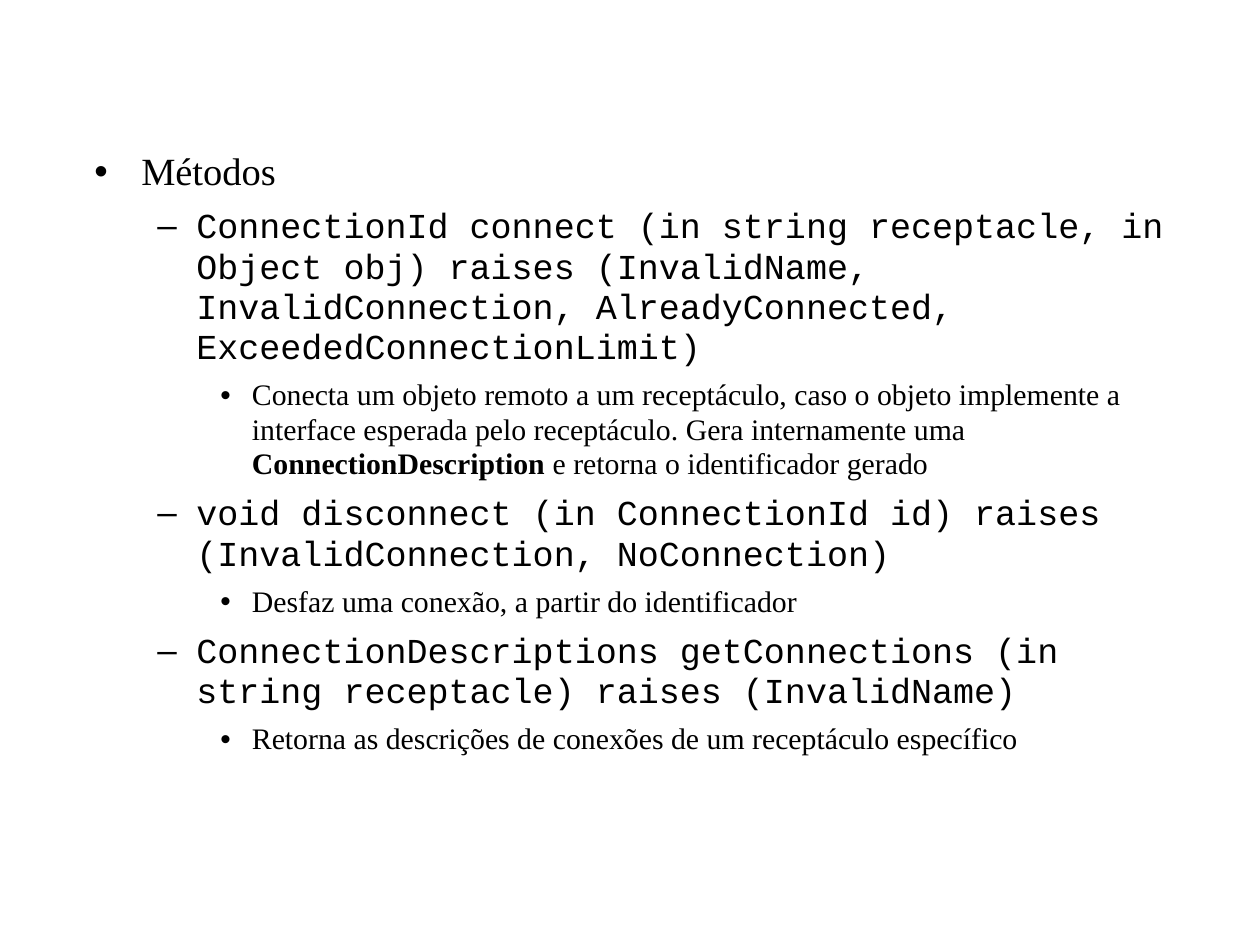
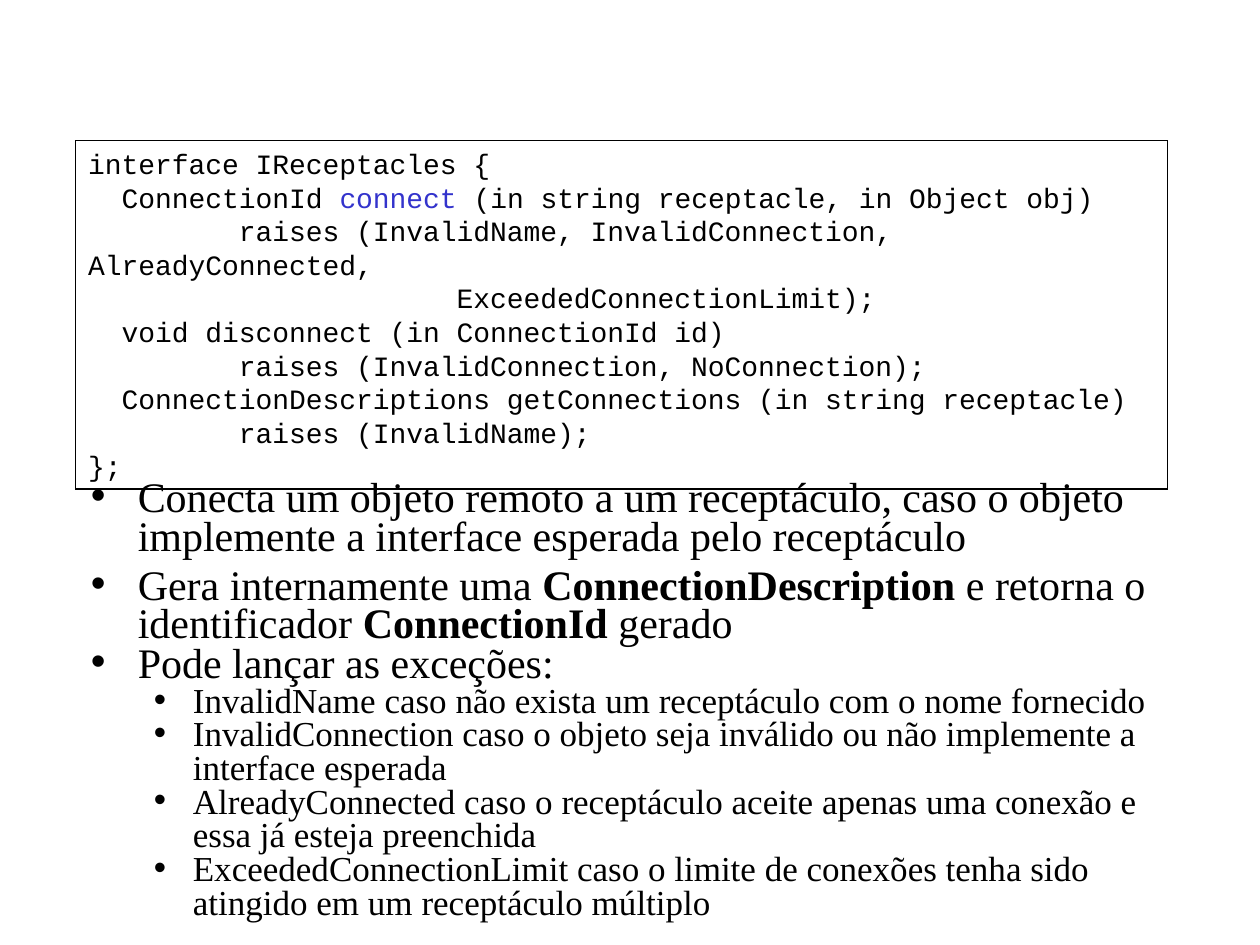
Before and after one commit to amadeubarbosa/openbus-core, a slide deck: slide 24 of docs/cursos/developer/7.SCS.ppt (slide 14 before the commit). Drawn at 1260x945 pixels with LibreOffice and Linux fonts; fonts in the diff are those of the drawing; background and template pictures are left out. Boxes give left, top, right and bottom in pixels: in the first picture for what was removed or moved away, otherwise in the second. Text is boxed around its words. In the diff, an @@ line names an element or a change of style, - is before the commit and + after.

```diff
--- a/docs/cursos/developer/7.SCS.ppt
+++ b/docs/cursos/developer/7.SCS.ppt
@@ rectangle added at bbox=[76, 140, 1168, 489], outline #000000 0.74 pt, 16 pt, text #000000 @@
+interface IReceptacles {
+ConnectionId connect (in string receptacle, in Object obj)
+raises (InvalidName, InvalidConnection, AlreadyConnected,
+ExceededConnectionLimit);
+void disconnect (in ConnectionId id)
+raises (InvalidConnection, NoConnection);
+ConnectionDescriptions getConnections (in string receptacle)
+raises (InvalidName);
+};
@@ text at bbox=[138, 482, 1145, 922]: text changed; font Courier New to Times New Roman @@
-• Métodos
-  – ConnectionId connect (in string receptacle, in Object obj) raises (InvalidName, InvalidConnection, AlreadyConnected, ExceededConnectionLimit)
-    • Conecta um objeto remoto a um receptáculo, caso o objeto implemente a interface esperada pelo receptáculo. Gera internamente uma ConnectionDescription e retorna o identificador gerado
-  – void disconnect (in ConnectionId id) raises (InvalidConnection, NoConnection)
-    • Desfaz uma conexão, a partir do identificador
-  – ConnectionDescriptions getConnections (in string receptacle) raises (InvalidName)
-    • Retorna as descrições de conexões de um receptáculo específico
+• Conecta um objeto remoto a um receptáculo, caso o objeto implemente a interface esperada pelo receptáculo
+• Gera internamente uma ConnectionDescription e retorna o identificador ConnectionId gerado
+• Pode lançar as exceções:
+  • InvalidName caso não exista um receptáculo com o nome fornecido
+  • InvalidConnection caso o objeto seja inválido ou não implemente a interface esperada
+  • AlreadyConnected caso o receptáculo aceite apenas uma conexão e essa já esteja preenchida
+  • ExceededConnectionLimit caso o limite de conexões tenha sido atingido em um receptáculo múltiplo
```
Also in this commit, not shown: 9 other slides changed, 17 slides added, 2 slides removed, 36 other files.
